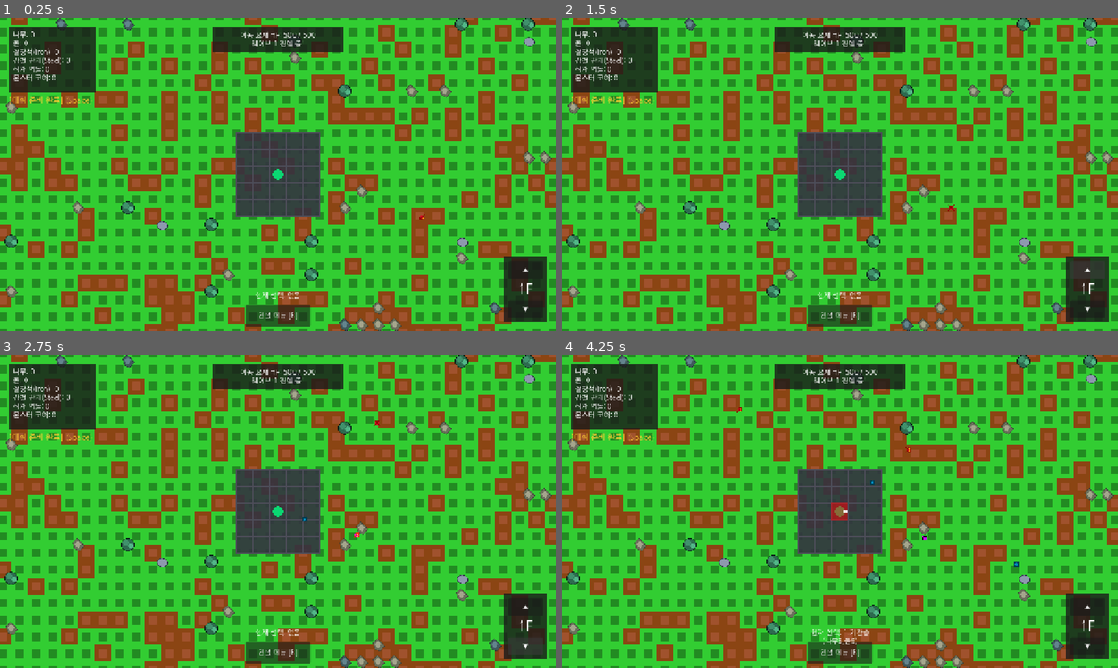
Above: before the commit, frames 1-4 (two rows, left to right).
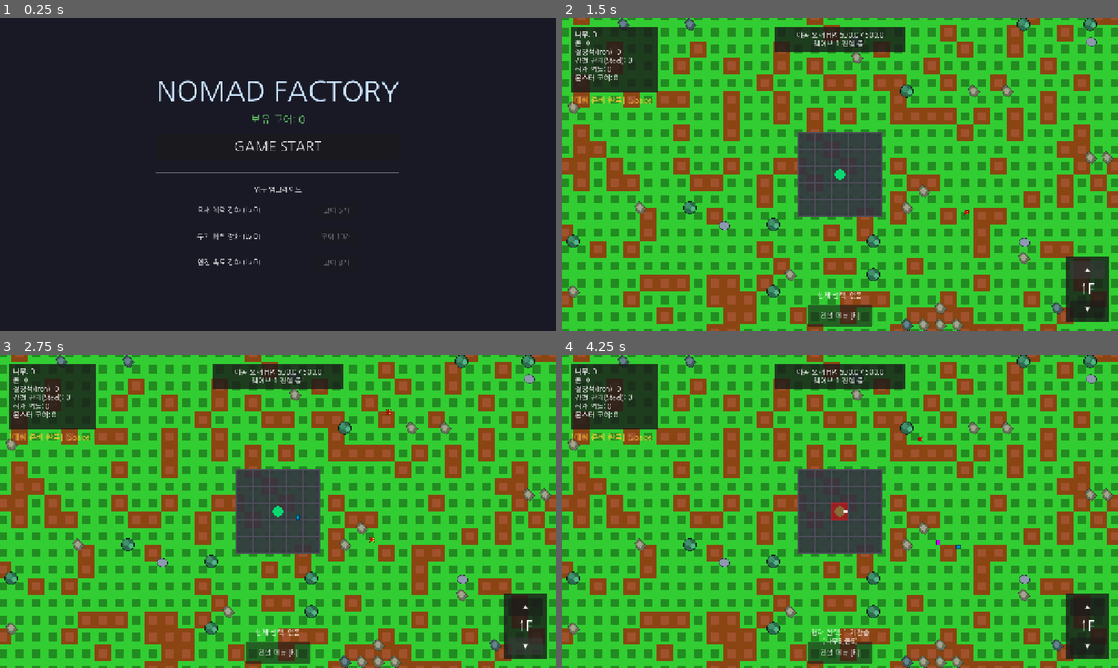
Above: after the commit, the same moments.

Repository: krWebfirewood/nomad-factory
Game: Godot game, scene res://scenes/title_screen.tscn
Same seed, same stepped clock (60 frames per second), same inputs: the game is played once before the commit and once after it. Before the commit the project starts from res://scenes/main.tscn.
Inputs (mouse positions are in pixels of both pictures, inside the frame that each line leads up to):
- Up to frame 1 (0.25 s): no input
- Up to frame 2 (1.5 s): click (840, 146) at 0.5 s, where only the run after the commit has a clickable "GAME START"; click "▲" at 1.25 s
- Up to frame 3 (2.75 s): click "▼" at 2 s
- Up to frame 4 (4.25 s): click "건설 메뉴 [B]" at 2.75 s; click "1:기관총 (나무5,돌5)" at 3.5 s

The runs differ from the first frame. In frame 1, 97% of the frame differs, in the area x 0-100%, y 0-100%; in frame 2, 0.2%; in frame 3, 0.2%; in frame 4, 0.3%.

Commit message:
Add title screen, meta-progression upgrades, fix rival collision and enemy pathing

Diff:
--- a/project.godot
+++ b/project.godot
@@ -15,22 +15,14 @@
 [application]
 
 config/name="Nomad Factory"
-run/main_scene="res://scenes/main.tscn"
-config/features=PackedStringArray("4.3", "GL Compatibility")
+run/main_scene="res://scenes/title_screen.tscn"
+config/features=PackedStringArray("4.7", "GL Compatibility")
 config/icon="res://icon.svg"
 
 [autoload]
 
 GameManager="*res://scripts/game_manager.gd"
 FactoryManager="*res://scripts/factory_manager.gd"
-
-[rendering]
-
-renderer/rendering_method="gl_compatibility"
-renderer/rendering_method.mobile="gl_compatibility"
-textures/canvas_textures/default_texture_filter=0
-textures/vram_compression/import_s3tc_bptc=true
-textures/vram_compression/import_etc2_astc=true
 
 [display]
 
@@ -42,3 +34,11 @@
 [gui]
 
 theme/custom="res://theme.tres"
+
+[rendering]
+
+textures/canvas_textures/default_texture_filter=0
+renderer/rendering_method="gl_compatibility"
+renderer/rendering_method.mobile="gl_compatibility"
+textures/vram_compression/import_s3tc_bptc=true
+textures/vram_compression/import_etc2_astc=true
--- /dev/null
+++ b/scenes/title_screen.tscn
@@ -0,0 +1,12 @@
+[gd_scene format=3 uid="uid://bqb7pd8sqnc78"]
+
+[ext_resource type="Script" path="res://scripts/title_screen.gd" id="1_ts"]
+
+[node name="TitleScreen" type="Control"]
+layout_mode = 3
+anchors_preset = 15
+anchor_right = 1.0
+anchor_bottom = 1.0
+grow_horizontal = 2
+grow_vertical = 2
+script = ExtResource("1_ts")
--- a/scripts/enemy.gd
+++ b/scripts/enemy.gd
@@ -81,6 +81,11 @@
 				exploded = true
 				queue_free()
 				break
+			elif collider.has_method("gather"):
+				collider.gather(self)
+
+func add_item(item_name: String, amount: int):
+	pass
 
 func shoot_projectile(dir: Vector2):
 	var proj_script = preload("res://scripts/enemy_projectile.gd")
--- a/scripts/game_manager.gd
+++ b/scripts/game_manager.gd
@@ -15,10 +15,16 @@
 var nexus_setup_timer = 60.0
 var nexus_placed = false
 
-# 업그레이드 레벨 변수 (기존)
+# 업그레이드 레벨 변수 (기존, 인게임용)
 var upg_miner_speed_level = 0
 var upg_turret_damage_level = 0
 var upg_player_hp_level = 0
+
+# 메타 프로그레션 (영구 강화) 데이터
+var total_cores = 0
+var meta_hp_level = 0
+var meta_damage_level = 0
+var meta_speed_level = 0
 
 # 로그라이트 보스 보상 스탯 배율 (퍼센트 계수)
 var stat_speed_mult = 1.0       # 이동 속도
@@ -29,6 +35,7 @@
 
 func _ready():
 	process_mode = Node.PROCESS_MODE_ALWAYS
+	load_meta_data()
 
 func _unhandled_input(event):
 	if event is InputEventKey and event.pressed and event.keycode == KEY_ESCAPE:
@@ -50,6 +57,7 @@
 func _process(delta):
 	if get_tree().paused: return
 	if not is_instance_valid(get_tree().current_scene): return
+	if get_tree().current_scene.name == "TitleScreen": return
 
 	game_time += delta
 	var new_wave = int(game_time / 30.0) + 1
@@ -137,7 +145,7 @@
 	get_tree().current_scene.add_child(rival)
 	print("중립 이동 요새(Rival)가 스폰되었습니다!")
 
-func restart_game():
+func reset_state():
 	game_time = 0.0
 	current_wave = 1
 	last_boss_wave = 0
@@ -154,8 +162,55 @@
 	stat_drill_mult = 1.0
 	stat_firerate_mult = 1.0
 
+	FactoryManager.grid.clear()
+	FactoryManager.ore_grid.clear()
+
 	get_tree().paused = false
+
+func restart_game():
+	reset_state()
 	get_tree().reload_current_scene()
+
+func start_new_game():
+	reset_state()
+	get_tree().change_scene_to_file("res://scenes/main.tscn")
+
+func apply_meta_upgrades():
+	# 메타 업그레이드를 인게임 스탯 배율에 반영
+	stat_damage_mult = 1.0 + (meta_damage_level * 0.1)
+	stat_speed_mult = 1.0 + (meta_speed_level * 0.05)
+
+	if is_instance_valid(player):
+		player.max_hp = 500.0 + (meta_hp_level * 100.0)
+		player.hp = player.max_hp
+
+func save_meta_data():
+	var meta_data = {
+		"total_cores": total_cores,
+		"meta_hp_level": meta_hp_level,
+		"meta_damage_level": meta_damage_level,
+		"meta_speed_level": meta_speed_level
+	}
+	var file = FileAccess.open("user://meta_data.json", FileAccess.WRITE)
+	if file:
+		file.store_string(JSON.stringify(meta_data))
+		file.close()
+		print("메타 데이터 저장 완료!")
+
+func load_meta_data():
+	var file = FileAccess.open("user://meta_data.json", FileAccess.READ)
+	if not file: return
+	var json_string = file.get_as_text()
+	file.close()
+
+	var json = JSON.new()
+	if json.parse(json_string) == OK:
+		var data = json.data
+		total_cores = data.get("total_cores", 0)
+		meta_hp_level = data.get("meta_hp_level", 0)
+		meta_damage_level = data.get("meta_damage_level", 0)
+		meta_speed_level = data.get("meta_speed_level", 0)
+		print("메타 데이터 로드 완료! 누적 코어: ", total_cores)
 
 func save_game():
 	var save_data = {}
--- a/scripts/nexus.gd
+++ b/scripts/nexus.gd
@@ -35,6 +35,19 @@
 		hp_label.text = "GAME OVER!"
 		hp_label.modulate = Color(1, 0, 0)
 
+	# 코어 누적 및 저장
+	if is_instance_valid(GameManager.player):
+		var final_core_count = GameManager.player.inventory.get("monster_core", 0) if "inventory" in GameManager.player else 0
+		GameManager.total_cores += final_core_count
+		print("획득한 코어: ", final_core_count, " / 총 코어: ", GameManager.total_cores)
+
+	GameManager.save_meta_data()
+
+	await get_tree().create_timer(2.0, true, false, true).timeout
+
+	get_tree().paused = false
+	get_tree().change_scene_to_file("res://scenes/title_screen.tscn")
+
 func accept_item(item) -> bool:
 	if is_instance_valid(GameManager.player) and not GameManager.player.is_queued_for_deletion():
 		GameManager.player.add_item(item, 1)
--- a/scripts/player.gd
+++ b/scripts/player.gd
@@ -86,6 +86,7 @@
 func _ready():
 	add_to_group("player")
 	GameManager.player = self
+	GameManager.apply_meta_upgrades()
 
 	if has_node("UI"):
 		$UI.queue_free()
@@ -535,6 +536,8 @@
 	# 요새 파괴 시각적 이펙트
 	add_camera_shake(100.0)
 
+	get_tree().paused = true # 죽는 순간 화면 정지 및 포탑 작동 중지
+
 	for i in range(15):
 		var effect = ColorRect.new()
 		effect.color = Color(1.0, randf_range(0.2, 0.5), 0.0, 0.8)
@@ -549,13 +552,21 @@
 		tween.tween_property(effect, "color:a", 0.0, 0.8)
 		tween.tween_callback(effect.queue_free)
 
-	# 약간 딜레이 후 게임 일시정지
-	await get_tree().create_timer(1.0).timeout
-
-	get_tree().paused = true
+	# 약간 딜레이
+	await get_tree().create_timer(1.0, true, false, true).timeout
+
 	if is_instance_valid(status_label):
 		status_label.text = "GAME OVER!\n이동 요새가 파괴되었습니다."
 		status_label.modulate = Color(1, 0, 0)
+
+	var final_core_count = inventory.get("monster_core", 0)
+	GameManager.total_cores += final_core_count
+	GameManager.save_meta_data()
+
+	await get_tree().create_timer(2.0, true, false, true).timeout
+
+	get_tree().paused = false
+	get_tree().change_scene_to_file("res://scenes/title_screen.tscn")
 
 func _process(delta):
 	if get_tree().paused: return
--- a/scripts/repair_station.gd
+++ b/scripts/repair_station.gd
@@ -30,12 +30,13 @@
 	sprite.add_child(cross2)
 
 func _process(delta):
-	heal_timer -= delta
-	if heal_timer <= 0:
-		heal_timer = 1.0
-		var parent = GameManager.player
-		if is_instance_valid(parent) and "hp" in parent and "max_hp" in parent:
-			if parent.hp < parent.max_hp:
-				parent.hp = min(parent.hp + heal_amount, parent.max_hp)
-				if parent.has_method("queue_redraw"):
-					parent.queue_redraw()
+	var parent = GameManager.player
+	if is_instance_valid(parent) and not parent.get("is_dead", false):
+		heal_timer -= delta
+		if heal_timer <= 0:
+			heal_timer = 1.0
+			if "hp" in parent and "max_hp" in parent:
+				if parent.hp < parent.max_hp:
+					parent.hp = min(parent.hp + heal_amount, parent.max_hp)
+					if parent.has_method("queue_redraw"):
+						parent.queue_redraw()
--- a/scripts/rival_fortress.gd
+++ b/scripts/rival_fortress.gd
@@ -81,8 +81,12 @@
 	for i in get_slide_collision_count():
 		var collision = get_slide_collision(i)
 		var collider = collision.get_collider()
-		if collider != null and collider.has_method("gather"):
-			collider.gather(self)
+		if collider != null:
+			if collider.has_method("gather"):
+				collider.gather(self)
+			elif collider.is_in_group("player") or collider.is_in_group("trailer"):
+				if collider.has_method("take_damage"):
+					collider.take_damage(50.0 * delta)
 
 	try_build()
 
--- /dev/null
+++ b/scripts/title_screen.gd
@@ -0,0 +1,126 @@
+extends Control
+
+var core_label: Label
+var hp_label: Label
+var hp_btn: Button
+var dmg_label: Label
+var dmg_btn: Button
+var speed_label: Label
+var speed_btn: Button
+
+func _ready():
+	var bg = ColorRect.new()
+	bg.color = Color(0.1, 0.1, 0.15, 1.0)
+	bg.set_anchors_preset(PRESET_FULL_RECT)
+	add_child(bg)
+
+	var center = CenterContainer.new()
+	center.set_anchors_preset(PRESET_FULL_RECT)
+	add_child(center)
+
+	var vbox = VBoxContainer.new()
+	vbox.alignment = BoxContainer.ALIGNMENT_CENTER
+	vbox.add_theme_constant_override("separation", 20)
+	center.add_child(vbox)
+
+	var title = Label.new()
+	title.text = "NOMAD FACTORY"
+	title.horizontal_alignment = HORIZONTAL_ALIGNMENT_CENTER
+	title.add_theme_font_size_override("font_size", 64)
+	title.add_theme_color_override("font_color", Color(0.8, 0.9, 1.0))
+	vbox.add_child(title)
+
+	core_label = Label.new()
+	core_label.horizontal_alignment = HORIZONTAL_ALIGNMENT_CENTER
+	core_label.add_theme_font_size_override("font_size", 24)
+	core_label.add_theme_color_override("font_color", Color(0.4, 0.8, 0.4))
+	vbox.add_child(core_label)
+
+	var start_btn = Button.new()
+	start_btn.text = "GAME START"
+	start_btn.custom_minimum_size = Vector2(300, 60)
+	start_btn.add_theme_font_size_override("font_size", 32)
+	start_btn.pressed.connect(_on_start_button_pressed)
+	vbox.add_child(start_btn)
+
+	var separator = HSeparator.new()
+	separator.custom_minimum_size = Vector2(0, 20)
+	vbox.add_child(separator)
+
+	var upg_title = Label.new()
+	upg_title.text = "- 영구 업그레이드 -"
+	upg_title.horizontal_alignment = HORIZONTAL_ALIGNMENT_CENTER
+	vbox.add_child(upg_title)
+
+	hp_label = Label.new()
+	hp_btn = Button.new()
+	_add_upgrade_row(vbox, hp_label, hp_btn, _on_hp_upgrade_pressed)
+
+	dmg_label = Label.new()
+	dmg_btn = Button.new()
+	_add_upgrade_row(vbox, dmg_label, dmg_btn, _on_dmg_upgrade_pressed)
+
+	speed_label = Label.new()
+	speed_btn = Button.new()
+	_add_upgrade_row(vbox, speed_label, speed_btn, _on_speed_upgrade_pressed)
+
+	update_ui()
+
+func _add_upgrade_row(parent: Node, lbl: Label, btn: Button, callback: Callable):
+	var hbox = HBoxContainer.new()
+	hbox.alignment = BoxContainer.ALIGNMENT_CENTER
+	hbox.add_theme_constant_override("separation", 20)
+
+	lbl.custom_minimum_size = Vector2(250, 0)
+	hbox.add_child(lbl)
+
+	btn.custom_minimum_size = Vector2(100, 40)
+	btn.pressed.connect(callback)
+	hbox.add_child(btn)
+
+	parent.add_child(hbox)
+
+func update_ui():
+	core_label.text = "보유 코어: " + str(GameManager.total_cores)
+
+	var hp_cost = 5 + GameManager.meta_hp_level * 5
+	hp_label.text = "요새 체력 강화 (Lv." + str(GameManager.meta_hp_level) + ")"
+	hp_btn.text = "코어 " + str(hp_cost) + "개"
+	hp_btn.disabled = GameManager.total_cores < hp_cost
+
+	var dmg_cost = 10 + GameManager.meta_damage_level * 10
+	dmg_label.text = "무기 화력 강화 (Lv." + str(GameManager.meta_damage_level) + ")"
+	dmg_btn.text = "코어 " + str(dmg_cost) + "개"
+	dmg_btn.disabled = GameManager.total_cores < dmg_cost
+
+	var speed_cost = 8 + GameManager.meta_speed_level * 8
+	speed_label.text = "엔진 속도 강화 (Lv." + str(GameManager.meta_speed_level) + ")"
+	speed_btn.text = "코어 " + str(speed_cost) + "개"
+	speed_btn.disabled = GameManager.total_cores < speed_cost
+
+func _on_start_button_pressed():
+	GameManager.start_new_game()
+
+func _on_hp_upgrade_pressed():
+	var cost = 5 + GameManager.meta_hp_level * 5
+	if GameManager.total_cores >= cost:
+		GameManager.total_cores -= cost
+		GameManager.meta_hp_level += 1
+		GameManager.save_meta_data()
+		update_ui()
+
+func _on_dmg_upgrade_pressed():
+	var cost = 10 + GameManager.meta_damage_level * 10
+	if GameManager.total_cores >= cost:
+		GameManager.total_cores -= cost
+		GameManager.meta_damage_level += 1
+		GameManager.save_meta_data()
+		update_ui()
+
+func _on_speed_upgrade_pressed():
+	var cost = 8 + GameManager.meta_speed_level * 8
+	if GameManager.total_cores >= cost:
+		GameManager.total_cores -= cost
+		GameManager.meta_speed_level += 1
+		GameManager.save_meta_data()
+		update_ui()
Not shown, added: scripts/title_screen.gd.uid
